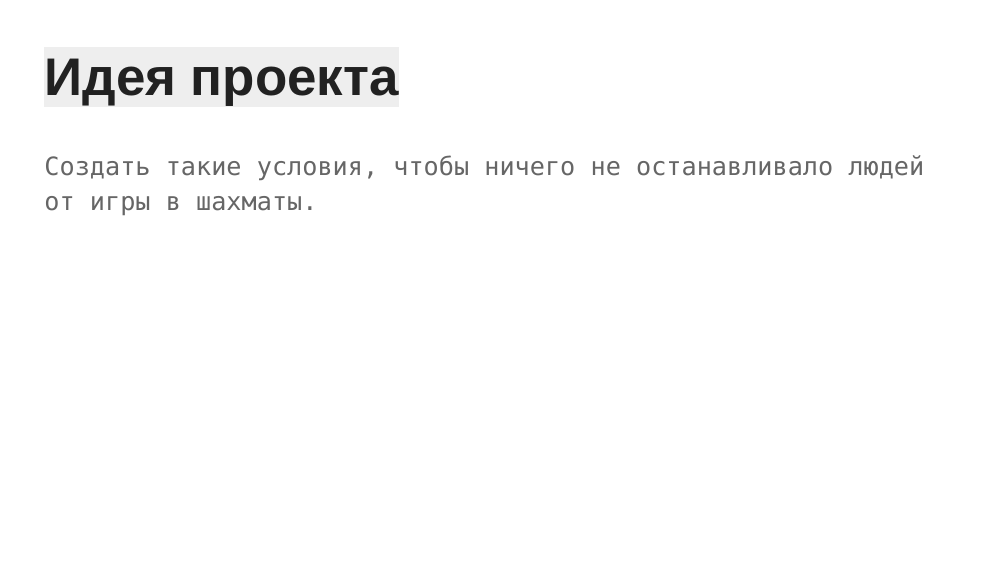
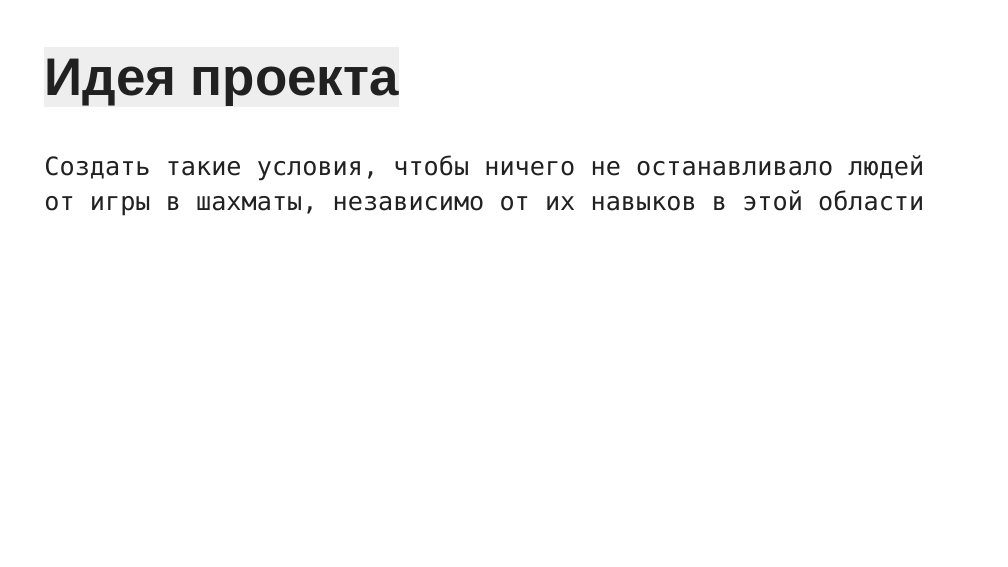
Before and after one commit to SMPakhomov/pygame_project_chess, a slide deck: slide 2 of pygame_chess_presentation.pptx. Drawn at 1008x567 pixels with LibreOffice and Linux fonts; fonts in the diff are those of the drawing. Boxes give left, top, right and bottom in pixels: in the first picture for what was removed or moved away, otherwise in the second. Text is boxed around its words. In the diff, an @@ line names an element or a change of style, - is before the commit and + after.

Commit message:
improve PZ and presentation

```diff
--- a/pygame_chess_presentation.pptx
+++ b/pygame_chess_presentation.pptx
@@ text at [44,155,924,216]: text changed; text colour #666666 to #212121 @@
-Создать такие условия, чтобы ничего не останавливало людей от игры в шахматы.
+Создать такие условия, чтобы ничего не останавливало людей от игры в шахматы, независимо от их навыков в этой области
```
Also in this commit, not shown: 3 other slides changed, 1 slide added, 1 other file.
